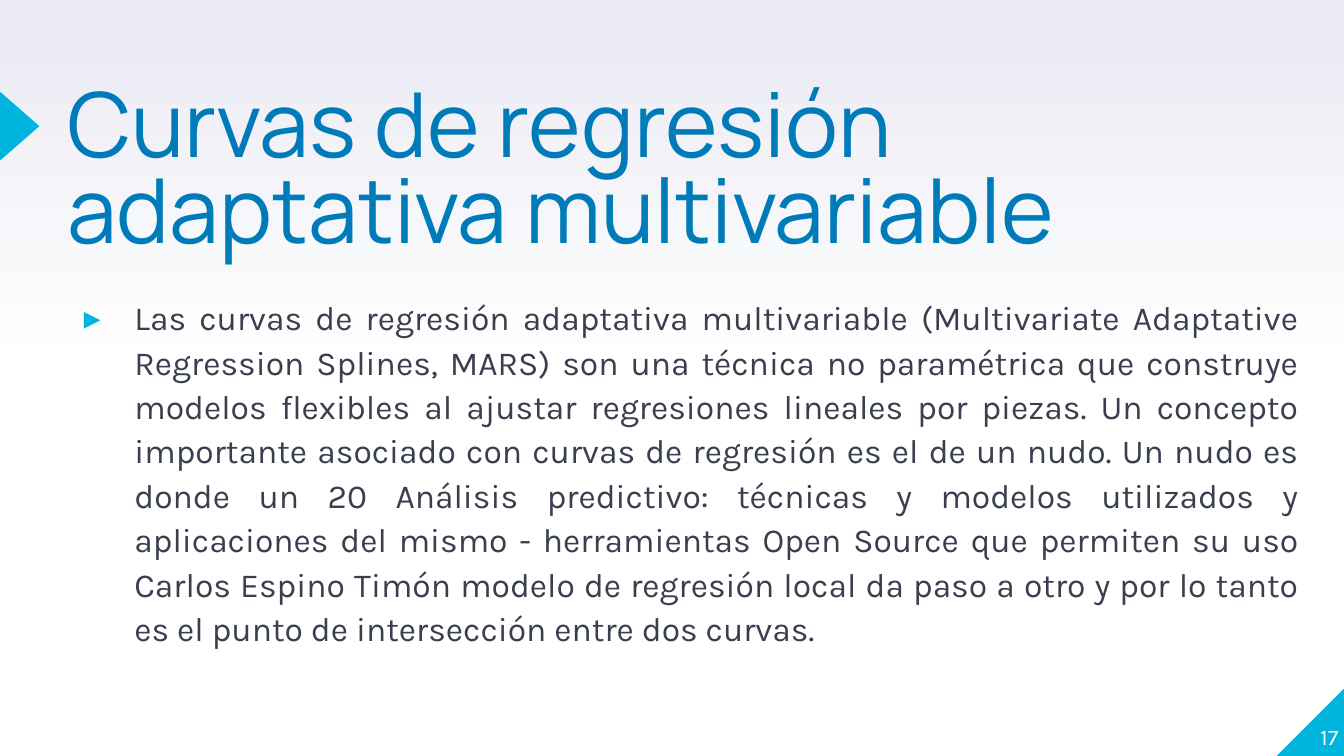
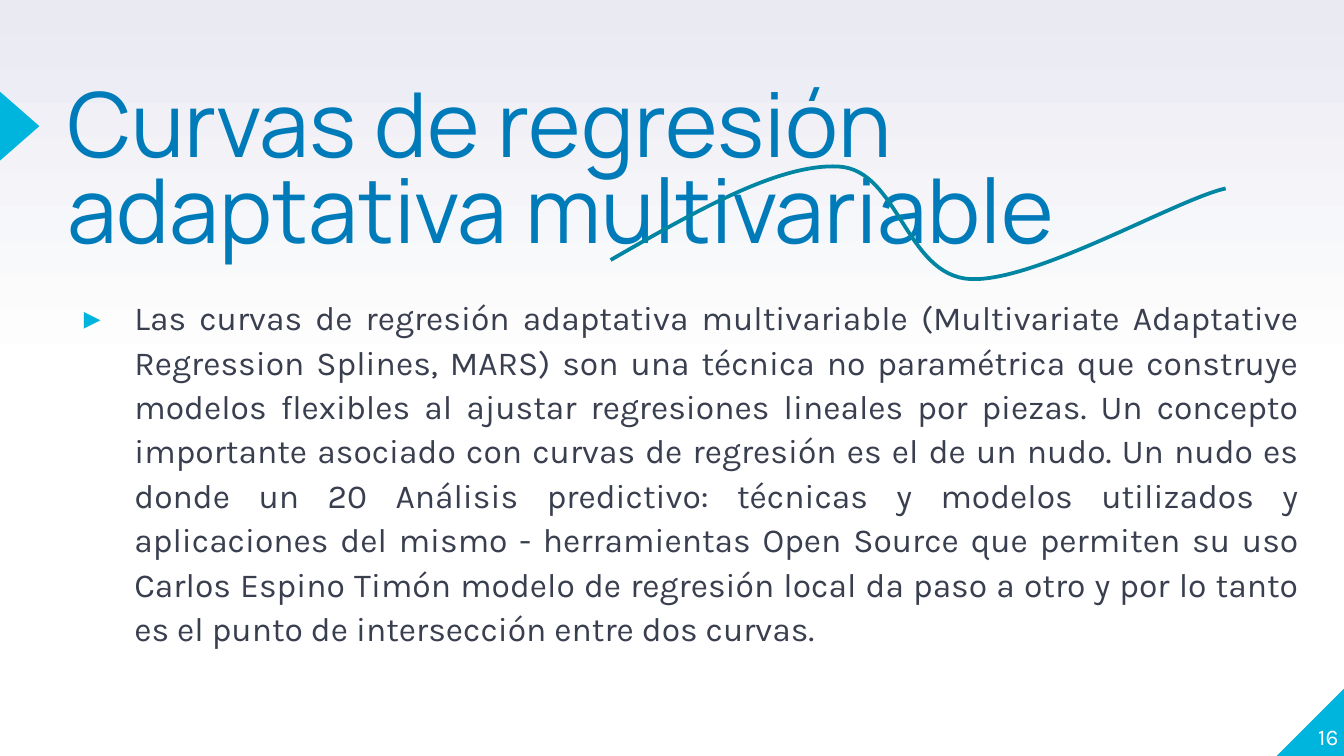
Before and after one commit to aletzLozano/MINERIA-DE-DATOS, a slide deck: slide 16 of CLASE/CLASE PREDICION.pptx (slide 17 before the commit). Drawn at 1344x756 pixels with LibreOffice and Linux fonts; fonts in the diff are those of the drawing. Boxes give left, top, right and bottom in pixels: in the first picture for what was removed or moved away, otherwise in the second. Text is boxed around its words. In the diff, an @@ line names an element or a change of style, - is before the commit and + after.

```diff
--- a/CLASE/CLASE PREDICION.pptx
+++ b/CLASE/CLASE PREDICION.pptx
@@ freeform shape added at bbox=[610, 167, 1226, 280], outline #0086A3 2 pt @@
@@ page number at bbox=[1318, 730, 1338, 746]: text changed @@
-17
+16
```
Also in this commit, not shown: 10 other slides changed, 3 slides added, 2 slides removed, 1 other file.
